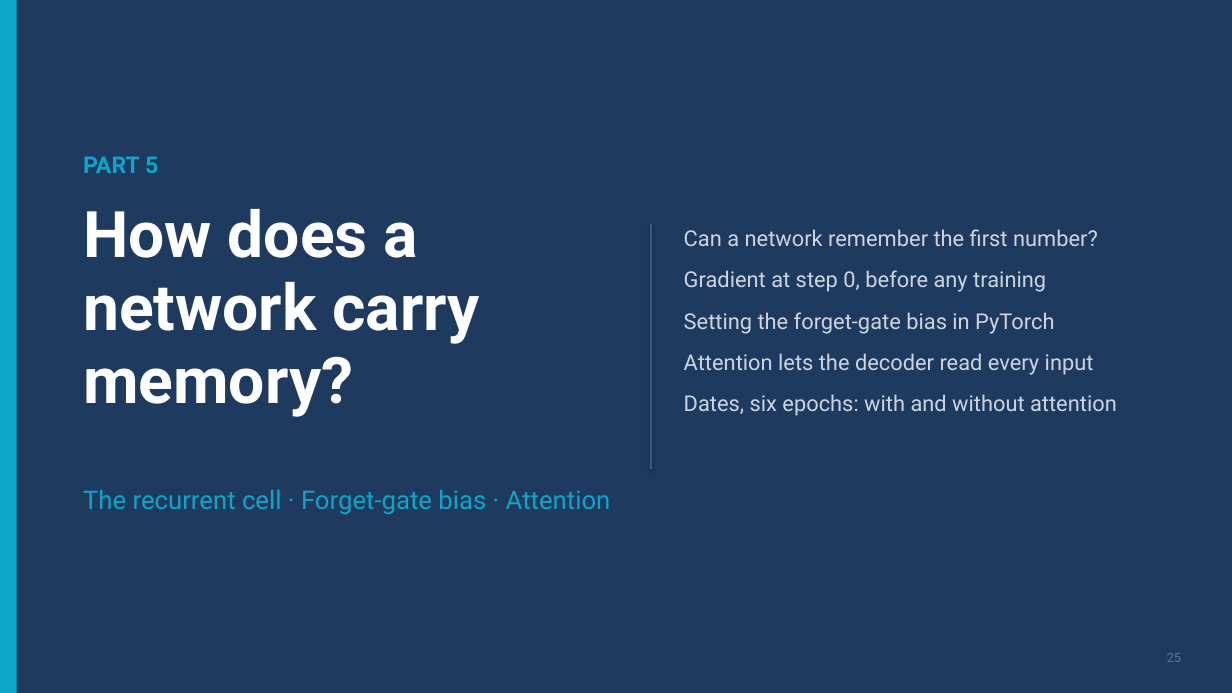
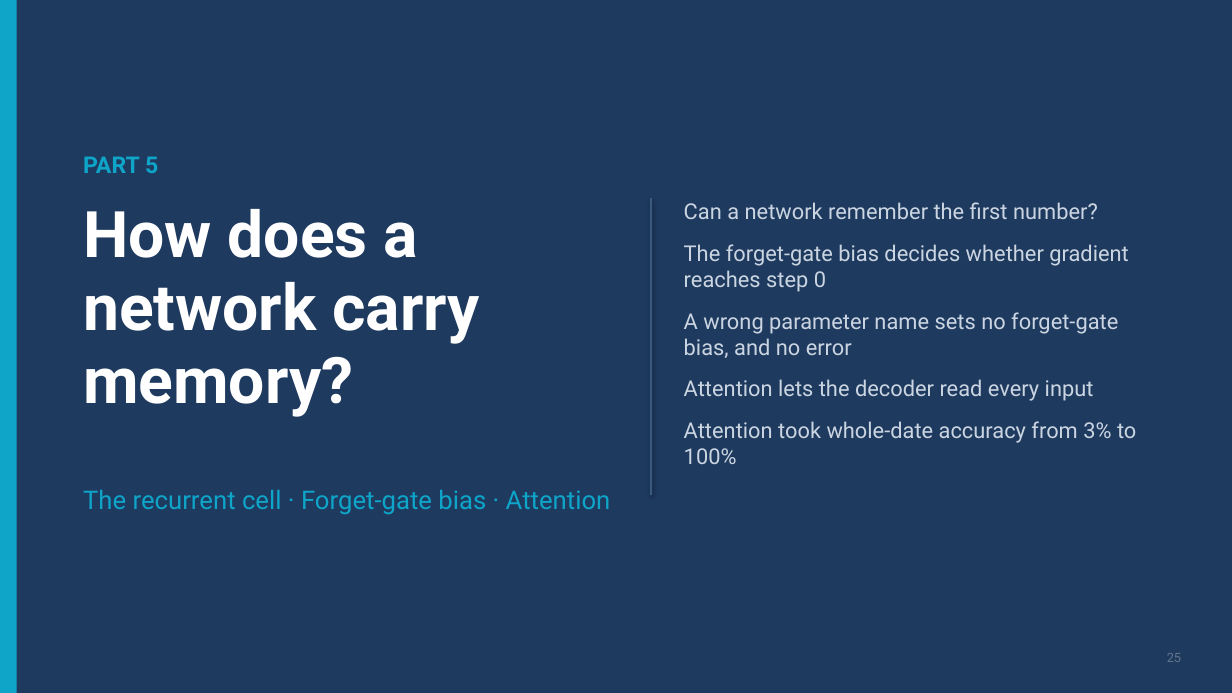
Before and after one commit to ramseywise/learn-ai-engineering, a slide deck: slide 25 of data-science/02-deep-learning/slides/deep-learning.pptx. Drawn at 1232x693 pixels with LibreOffice and Linux fonts; fonts in the diff are those of the drawing. Boxes give left, top, right and bottom in pixels: in the first picture for what was removed or moved away, otherwise in the second. Text is boxed around its words. In the diff, an @@ line names an element or a change of style, - is before the commit and + after.

```diff
--- a/data-science/02-deep-learning/slides/deep-learning.pptx
+++ b/data-science/02-deep-learning/slides/deep-learning.pptx
@@ line moved from (652, 225) - (652, 469) to (652, 198) - (652, 495) @@
@@ text "Can a network remember the ...": place and size @@
-text "Can a network remember the ..." at box(684, 229, 1117, 416)
+text "Can a network remember the ..." at box(684, 202, 1136, 464)
@@ text at box(684, 244, 1129, 358): text changed @@
-Gradient at step 0, before any training
-Setting the forget-gate bias in PyTorch
+The forget-gate bias decides whether gradient reaches step 0
+A wrong parameter name sets no forget-gate bias, and no error
@@ text at box(684, 421, 1136, 464): text changed @@
-Dates, six epochs: with and without attention
+Attention took whole-date accuracy from 3% to 100%
```
Also in this commit, not shown: 24 other slides changed, 18 other files.
